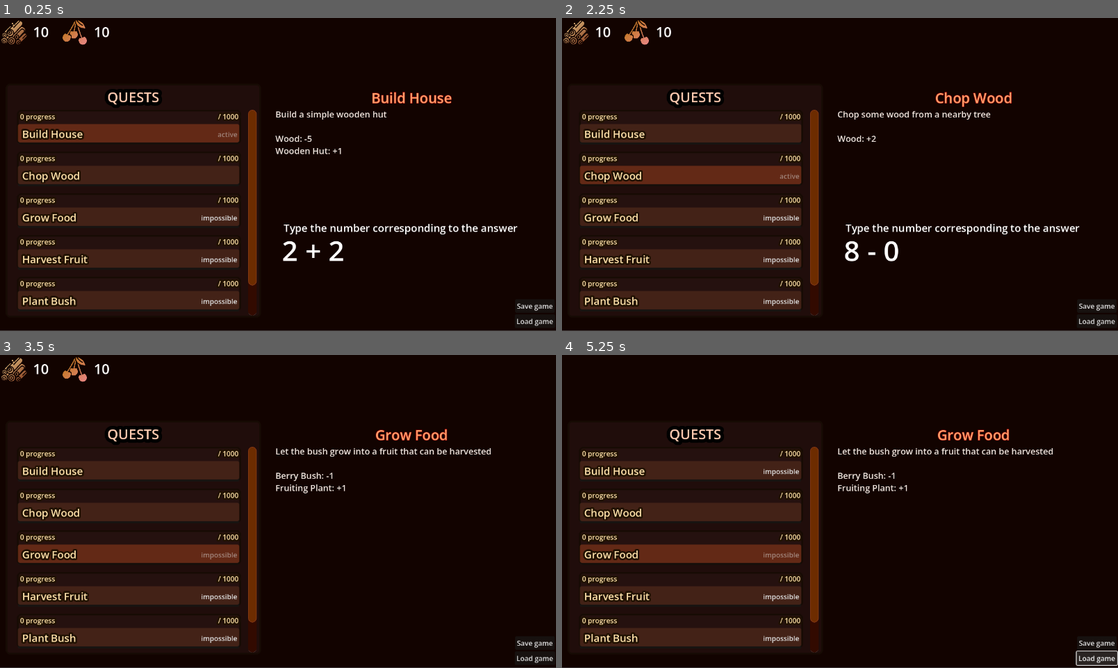
Above: before the commit, frames 1-4 (two rows, left to right).
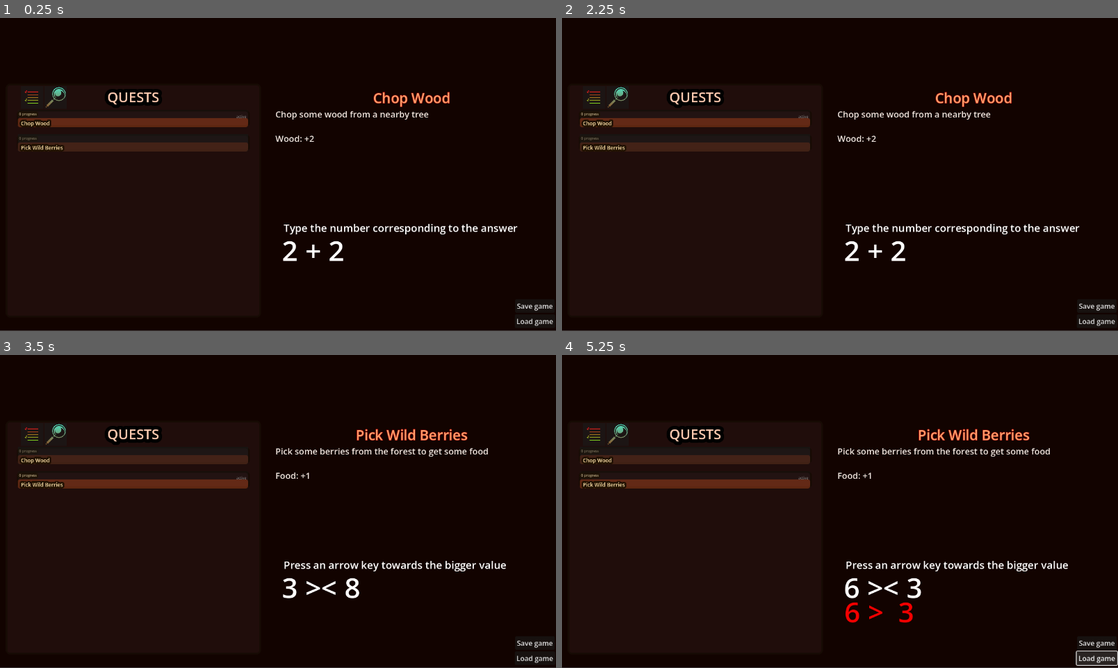
Above: after the commit, the same moments.

Repository: mark-chimes/mathcraft
Game: Godot game, scene res://main.tscn
The game is run twice, just before and just after one commit, with the same random seed, the same clock (stepped at 60 frames per second) and the same inputs.
Inputs (mouse positions are in pixels of both pictures, inside the frame that each line leads up to; where the layout moved, square brackets give the same spot in the first picture):
- Up to frame 1 (0.25 s): no input
- Up to frame 2 (2.25 s): click (617, 96) at 0.52 s; click (595, 96) at 1.27 s; click (689, 174) at 2.02 s
- Up to frame 3 (3.5 s): click (133, 477) [127, 555] at 2.75 s
- Up to frame 4 (5.25 s): click "Save game" at 3.5 s; click "Load game" at 4.25 s; hold Right (right) from 5.03 s (still down)

The runs differ from the first frame. In frame 1, 15% of the frame differs, in the area x 0-82%, y 0-96%; in frame 2, 15%; in frame 3, 16%, in the area x 0-91%, y 0-96%; in frame 4, 16%.

Commit message:
Some quests and conditional yields.

Diff:
--- a/main.tscn
+++ b/main.tscn
@@ -4,11 +4,9 @@
 [ext_resource type="PackedScene" uid="uid://cuc13sg5m1opb" path="res://stock/display/stock_display.tscn" id="2_82xsv"]
 [ext_resource type="PackedScene" uid="uid://cpoa0e671quv4" path="res://stock/stock_control.tscn" id="2_getpj"]
 [ext_resource type="Script" uid="uid://c5sxrd4eoxsv6" path="res://stock/item_data.gd" id="3_vivmo"]
-[ext_resource type="Resource" uid="uid://rpeaarc21ns3" path="res://stock/item_town/wood.tres" id="4_dg77c"]
 [ext_resource type="PackedScene" uid="uid://csh7j5mt7hv5r" path="res://quest/quest_manager.tscn" id="4_lquwl"]
 [ext_resource type="PackedScene" uid="uid://c0jylxnlmvvcp" path="res://quest/display/quest_group_display.tscn" id="5_7mycd"]
 [ext_resource type="Resource" uid="uid://brtf57wuqnvl" path="res://quest/quest_definitions/0_NULL_QUEST.tres" id="5_dg77c"]
-[ext_resource type="Resource" uid="uid://drllynphootd1" path="res://stock/item_town/food.tres" id="5_ycdy4"]
 [ext_resource type="PackedScene" uid="uid://cc71g6jbkpr0j" path="res://qna/q_n_a.tscn" id="6_7mycd"]
 [ext_resource type="Resource" uid="uid://tguudnm7na35" path="res://qna/generators/non_generator.tres" id="10_4c57u"]
 [ext_resource type="Script" uid="uid://cyruhkev45o2p" path="res://quest/display/current_quest_display.gd" id="11_efxa6"]
@@ -28,10 +26,8 @@
 
 [node name="StockControl" parent="Game/Inventory" unique_id=741979544 node_paths=PackedStringArray("stock_display") instance=ExtResource("2_getpj")]
 stock_display = NodePath("../StockDisplay")
-initial_inventory = Dictionary[ExtResource("3_vivmo"), int]({
-ExtResource("4_dg77c"): 10,
-ExtResource("5_ycdy4"): 10
-})
+initial_inventory = Dictionary[ExtResource("3_vivmo"), int]({})
+all_items_path = "res://stock/item_town/"
 
 [node name="StockDisplay" parent="Game/Inventory" unique_id=662775784 instance=ExtResource("2_82xsv")]
 offset_bottom = 138.0
@@ -46,6 +42,7 @@
 non_question = ExtResource("10_4c57u")
 null_quest = ExtResource("5_dg77c")
 all_quest_details_path = "res://quest/quest_definitions_town/"
+is_unlock_all = false
 
 [node name="QuestGroupDisplayHolder" type="Control" parent="Game/Quests" unique_id=141513222]
 layout_mode = 3
--- a/quest/display/current_quest_display.gd
+++ b/quest/display/current_quest_display.gd
@@ -9,10 +9,20 @@
 	quest_description_label.clear()
 
 	quest_description_label.append_text(quest.quest_description)
+	quest_description_label.newline()
+	quest_description_label.newline()
+
+	print("quest.yield_specifiers: " + str(quest.yield_specifiers))
+	for specifier in quest.yield_specifiers:
+		var yield_description = specifier.description()
+		print("yield_description " + yield_description)
+		quest_description_label.append_text(yield_description)
+		quest_description_label.newline()
 
 	var items_needed = []
 	var items_produced = []
 	var item_mods = quest.item_mods
+
 	for item in item_mods:
 		var qty = item_mods[item]
 		var item_name = item.display_name
@@ -20,8 +30,6 @@
 			items_produced.append(item_name + ": +" + str(qty))
 		elif qty < 0:
 			items_needed.append(item_name + ": " + str(qty))
-	quest_description_label.newline()
-	quest_description_label.newline()
 
 	if len(items_needed) > 0:
 		for item_str in items_needed:
--- a/quest/display/quest_complete_effect.tscn
+++ b/quest/display/quest_complete_effect.tscn
@@ -8,17 +8,18 @@
 
 [node name="Icon" type="Sprite2D" parent="." unique_id=1131093446]
 modulate = Color(1, 0.38039216, 1, 1)
-position = Vector2(76.000015, 61)
+position = Vector2(36, 32.000008)
 rotation = -0.4207157
-scale = Vector2(0.085, 0.085)
+scale = Vector2(0.043, 0.043)
 texture = ExtResource("2_2bben")
 
 [node name="Label" type="Label" parent="." unique_id=925920061]
-offset_left = -67.0
-offset_top = 49.0
-offset_right = 181.0
-offset_bottom = 94.0
+offset_left = -87.0
+offset_top = 57.0
+offset_right = 161.0
+offset_bottom = 69.0
 rotation = -0.40472054
+theme_override_font_sizes/font_size = 8
 text = "quest complete!"
 horizontal_alignment = 1
 vertical_alignment = 2
--- a/quest/display/quest_display.gd
+++ b/quest/display/quest_display.gd
@@ -11,6 +11,16 @@
 const MAX_PROGRESS = 1000.0
 
 var quest_activity : ActivityInfo # since we're using these as keys in dictionaries...
+
+func _ready():
+	if not quest_name_label.is_node_ready():
+		await quest_name_label.ready
+	if not progress_text.is_node_ready():
+		await progress_text.ready
+	if not progress_bar.is_node_ready():
+		await progress_bar.ready
+	if not activate_button.is_node_ready():
+		await activate_button.ready
 
 func bind_quest_activity(new_quest_activity: ActivityInfo):
 	quest_activity = new_quest_activity
@@ -39,3 +49,17 @@
 func _on_activate_button_pressed() -> void:
 	if not quest_activity.is_active:
 		quest_activated.emit(quest_activity)
+
+func set_to_big_size() -> void:
+	quest_name_label.add_theme_font_size_override("font_size", 24)
+	progress_text.add_theme_font_size_override("font_size", 16)
+	activate_button.add_theme_font_size_override("font_size", 16)
+	progress_bar.custom_minimum_size.y = 42
+	custom_minimum_size.y = 80
+
+func set_to_small_size() -> void:
+	quest_name_label.add_theme_font_size_override("font_size", 12)
+	progress_text.add_theme_font_size_override("font_size", 8)
+	activate_button.add_theme_font_size_override("font_size", 8)
+	progress_bar.custom_minimum_size.y = 21
+	custom_minimum_size.y = 40
--- a/quest/display/quest_display.tscn
+++ b/quest/display/quest_display.tscn
@@ -5,10 +5,10 @@
 
 [node name="QuestDisplay" type="Panel" unique_id=639139388 node_paths=PackedStringArray("quest_name_label", "progress_bar", "progress_text", "activate_button")]
 clip_contents = true
-custom_minimum_size = Vector2(360, 80)
+custom_minimum_size = Vector2(360, 40)
 anchors_preset = 10
 anchor_right = 1.0
-offset_bottom = 64.0
+offset_bottom = 40.0
 grow_horizontal = 2
 mouse_filter = 2
 theme = ExtResource("1_i776p")
@@ -32,13 +32,15 @@
 
 [node name="CurrentLabel" type="Label" parent="ProgressText" unique_id=1891541684]
 layout_mode = 2
+size_flags_vertical = 0
 theme = ExtResource("1_i776p")
 theme_type_variation = &"progress_text"
-theme_override_font_sizes/font_size = 16
+theme_override_font_sizes/font_size = 8
 text = "100 progress"
 metadata/_edit_use_anchors_ = true
 
 [node name="TargetLabel" type="Label" parent="ProgressText" unique_id=1588460411]
+visible = false
 layout_mode = 2
 theme_override_font_sizes/font_size = 16
 text = "/ 1000"
@@ -60,8 +62,9 @@
 theme_override_constants/margin_right = 4
 
 [node name="ProgressBar" type="ProgressBar" parent="Control" unique_id=367140504]
-custom_minimum_size = Vector2(0, 42)
+custom_minimum_size = Vector2(0, 21)
 layout_mode = 2
+size_flags_vertical = 8
 mouse_filter = 2
 theme = ExtResource("1_i776p")
 theme_override_font_sizes/font_size = 32
@@ -93,7 +96,9 @@
 
 [node name="QuestName" type="Label" parent="Control/MarginContainer" unique_id=1419850221]
 layout_mode = 2
+size_flags_vertical = 8
 theme = ExtResource("1_i776p")
+theme_override_font_sizes/font_size = 12
 text = " Pick Lots of Wild Thaumberries in order to satisfy the Thaumberry gods"
 clip_text = true
 
--- a/quest/display/quest_group_display.gd
+++ b/quest/display/quest_group_display.gd
@@ -12,13 +12,15 @@
 
 var activity_displays: Dictionary[ActivityInfo, QuestDisplay] = {}
 
+@export var is_big_size = true
+
 func _ready():
 	for child in quests_container_node.get_children():
 		child.queue_free()
 
 func clear_all_quests():
-	for activity in activity_displays:
-		activity_displays[activity].queue_free()
+	for display in activity_displays.values():
+		display.queue_free()
 	activity_displays.clear()
 
 func initialize_with_quest_activity(initial_quests : Array[ActivityInfo]):
@@ -33,6 +35,10 @@
 	activity_displays[quest_activity] = new_quest_display
 	new_quest_display.bind_quest_activity(quest_activity)
 	new_quest_display.quest_activated.connect(_on_quest_activated)
+	if is_big_size:
+		new_quest_display.set_to_big_size()
+	else:
+		new_quest_display.set_to_small_size()
 
 func refresh():
 	for display in activity_displays.values():
@@ -78,3 +84,13 @@
 	var depletion = depletion_disp.instantiate()
 	quests_container_node.add_child(depletion)
 	depletion.position = activity_node.position
+
+func _on_bigger_text_button_pressed() -> void:
+	is_big_size = true
+	for display in activity_displays.values():
+		display.set_to_big_size()
+
+func _on_smaller_text_button_pressed() -> void:
+	is_big_size = false
+	for display in activity_displays.values():
+		display.set_to_small_size()
--- a/quest/display/quest_group_display.tscn
+++ b/quest/display/quest_group_display.tscn
@@ -6,6 +6,8 @@
 [ext_resource type="PackedScene" uid="uid://ok7soahgj06" path="res://quest/display/quest_complete_effect.tscn" id="4_d8gqt"]
 [ext_resource type="PackedScene" uid="uid://der6uijjriqod" path="res://quest/display/lockunlock/depletion_effect.tscn" id="5_37hqy"]
 [ext_resource type="Texture2D" uid="uid://h3ea0a1jda8w" path="res://assets/check-mark.png" id="5_d8gqt"]
+[ext_resource type="Texture2D" uid="uid://ckqd0s2x2h237" path="res://assets/art/gui/magnifying-glass.png" id="7_skoko"]
+[ext_resource type="Texture2D" uid="uid://cqkjs77oclobb" path="res://assets/art/gui/checklist.png" id="8_imho4"]
 
 [node name="QuestGroupDisplay" type="Panel" unique_id=1670799080 node_paths=PackedStringArray("quests_container_node")]
 anchors_preset = 15
@@ -23,6 +25,7 @@
 level_up_disp = ExtResource("4_d8gqt")
 depletion_disp = ExtResource("5_37hqy")
 level_up_icon = ExtResource("5_d8gqt")
+is_big_size = false
 
 [node name="Label" type="Label" parent="." unique_id=1248802906]
 layout_mode = 1
@@ -69,4 +72,24 @@
 
 [node name="QuestDisplay" parent="MarginContainer/ScrollContainer/MarginContainer/VBoxContainer" unique_id=639139388 instance=ExtResource("1_u5pbd")]
 layout_mode = 2
-mouse_filter = 2
+
+[node name="BiggerTextButton" type="Button" parent="." unique_id=1977514908]
+layout_mode = 0
+offset_left = 89.00012
+offset_top = 6.0
+offset_right = 609.0001
+offset_bottom = 526.0
+scale = Vector2(0.1, 0.1)
+icon = ExtResource("7_skoko")
+
+[node name="SmallerTextButton" type="Button" parent="." unique_id=1870482057]
+layout_mode = 0
+offset_left = 35.0
+offset_top = 6.0
+offset_right = 555.0
+offset_bottom = 526.0
+scale = Vector2(0.1, 0.1)
+icon = ExtResource("8_imho4")
+
+[connection signal="pressed" from="BiggerTextButton" to="." method="_on_bigger_text_button_pressed"]
+[connection signal="pressed" from="SmallerTextButton" to="." method="_on_smaller_text_button_pressed"]
--- a/quest/quest_definitions_town/build_house.tres
+++ b/quest/quest_definitions_town/build_house.tres
@@ -1,19 +1,29 @@
 [gd_resource type="Resource" script_class="QuestDetails" format=3 uid="uid://djm6dv8qevq55"]
 
 [ext_resource type="Script" uid="uid://c5sxrd4eoxsv6" path="res://stock/item_data.gd" id="1_qogas"]
-[ext_resource type="Resource" uid="uid://cg1ldy25qcqes" path="res://qna/generators/addition_generator.tres" id="2_avbdq"]
 [ext_resource type="Resource" uid="uid://5220nkt44kx0" path="res://stock/item_town/hut.tres" id="2_jqrce"]
 [ext_resource type="Script" uid="uid://bat5xbmp1mw6y" path="res://quest/quest_details.gd" id="2_q1rtm"]
 [ext_resource type="Resource" uid="uid://rpeaarc21ns3" path="res://stock/item_town/wood.tres" id="3_qvnxy"]
+[ext_resource type="Script" uid="uid://6j0ynyj8e34w" path="res://quest/yield/yield_specifier.gd" id="4_8bsh3"]
+[ext_resource type="Resource" uid="uid://cxk3mohaigffp" path="res://qna/generators/subtraction_generator.tres" id="4_xdf7c"]
+[ext_resource type="Script" uid="uid://ca0nf5otmwtgb" path="res://quest/quest_unlock_requirements.gd" id="6_8hpng"]
+
+[sub_resource type="Resource" id="Resource_x50ot"]
+script = ExtResource("6_8hpng")
+required_resources = Dictionary[StringName, int]({
+&"wood": 4
+})
+metadata/_custom_type_script = "uid://ca0nf5otmwtgb"
 
 [resource]
 script = ExtResource("2_q1rtm")
 quest_id = "build_house"
-quest_title = "Build House"
+quest_title = "Build Hut"
 quest_description = "Build a simple wooden hut"
-question_generator = ExtResource("2_avbdq")
+question_generator = ExtResource("4_xdf7c")
 item_mods = Dictionary[ExtResource("1_qogas"), int]({
 ExtResource("2_jqrce"): 1,
 ExtResource("3_qvnxy"): -5
 })
+unlock_requirements = SubResource("Resource_x50ot")
 metadata/_custom_type_script = "uid://bat5xbmp1mw6y"
--- /dev/null
+++ b/quest/quest_definitions_town/chop_fruitplant.tres
@@ -0,0 +1,31 @@
+[gd_resource type="Resource" script_class="QuestDetails" format=3 uid="uid://ci58p7j3mhx3j"]
+
+[ext_resource type="Script" uid="uid://c5sxrd4eoxsv6" path="res://stock/item_data.gd" id="1_rnhqh"]
+[ext_resource type="Resource" uid="uid://uhy4skqkperu" path="res://stock/item_town/berry_bush.tres" id="2_3lh0s"]
+[ext_resource type="Script" uid="uid://bat5xbmp1mw6y" path="res://quest/quest_details.gd" id="2_xy02a"]
+[ext_resource type="Script" uid="uid://6j0ynyj8e34w" path="res://quest/yield/yield_specifier.gd" id="3_8nmo6"]
+[ext_resource type="Resource" uid="uid://rpeaarc21ns3" path="res://stock/item_town/wood.tres" id="3_fyrl4"]
+[ext_resource type="Resource" uid="uid://bc8l0atchnf6i" path="res://stock/item_town/farmer.tres" id="4_cf7xb"]
+[ext_resource type="Resource" uid="uid://cxk3mohaigffp" path="res://qna/generators/subtraction_generator.tres" id="5_oq4dm"]
+[ext_resource type="Script" uid="uid://ca0nf5otmwtgb" path="res://quest/quest_unlock_requirements.gd" id="7_fyrl4"]
+
+[sub_resource type="Resource" id="Resource_cf7xb"]
+script = ExtResource("7_fyrl4")
+required_resources = Dictionary[StringName, int]({
+&"berry_bush": 1
+})
+metadata/_custom_type_script = "uid://ca0nf5otmwtgb"
+
+[resource]
+script = ExtResource("2_xy02a")
+quest_id = "chop_fruitplants"
+quest_title = "Chop Down Fruit Plant"
+quest_description = "Chop down a fruit plant to get some wood"
+question_generator = ExtResource("5_oq4dm")
+item_mods = Dictionary[ExtResource("1_rnhqh"), int]({
+ExtResource("2_3lh0s"): -1,
+ExtResource("3_fyrl4"): 5,
+ExtResource("4_cf7xb"): 1
+})
+unlock_requirements = SubResource("Resource_cf7xb")
+metadata/_custom_type_script = "uid://bat5xbmp1mw6y"
--- a/quest/quest_definitions_town/chop_wood.tres
+++ b/quest/quest_definitions_town/chop_wood.tres
@@ -1,16 +1,17 @@
 [gd_resource type="Resource" script_class="QuestDetails" format=3 uid="uid://bqcenm1cipt2l"]
 
 [ext_resource type="Script" uid="uid://c5sxrd4eoxsv6" path="res://stock/item_data.gd" id="1_noges"]
-[ext_resource type="Resource" uid="uid://cxk3mohaigffp" path="res://qna/generators/subtraction_generator.tres" id="2_h7t2e"]
 [ext_resource type="Resource" uid="uid://rpeaarc21ns3" path="res://stock/item_town/wood.tres" id="2_mkk76"]
 [ext_resource type="Script" uid="uid://bat5xbmp1mw6y" path="res://quest/quest_details.gd" id="2_pbnpl"]
+[ext_resource type="Resource" uid="uid://cg1ldy25qcqes" path="res://qna/generators/addition_generator.tres" id="3_mkk76"]
+[ext_resource type="Script" uid="uid://6j0ynyj8e34w" path="res://quest/yield/yield_specifier.gd" id="5_sl15i"]
 
 [resource]
 script = ExtResource("2_pbnpl")
 quest_id = "chop_wood"
 quest_title = "Chop Wood"
 quest_description = "Chop some wood from a nearby tree"
-question_generator = ExtResource("2_h7t2e")
+question_generator = ExtResource("3_mkk76")
 item_mods = Dictionary[ExtResource("1_noges"), int]({
 ExtResource("2_mkk76"): 2
 })
--- a/quest/quest_definitions_town/grow_food.tres
+++ b/quest/quest_definitions_town/grow_food.tres
@@ -6,6 +6,7 @@
 [ext_resource type="Resource" uid="uid://cg1ldy25qcqes" path="res://qna/generators/addition_generator.tres" id="3_5hajo"]
 [ext_resource type="Resource" uid="uid://bocrre7ypedg2" path="res://stock/item_town/fruit.tres" id="3_kq8uk"]
 [ext_resource type="Script" uid="uid://ca0nf5otmwtgb" path="res://quest/quest_unlock_requirements.gd" id="5_kq8uk"]
+[ext_resource type="Script" uid="uid://6j0ynyj8e34w" path="res://quest/yield/yield_specifier.gd" id="8_t5ru7"]
 
 [sub_resource type="Resource" id="Resource_p77as"]
 script = ExtResource("5_kq8uk")
--- a/quest/quest_definitions_town/harvest_fruit.tres
+++ b/quest/quest_definitions_town/harvest_fruit.tres
@@ -1,8 +1,10 @@
 [gd_resource type="Resource" script_class="QuestDetails" format=3 uid="uid://cp0mcg7de5m3"]
 
 [ext_resource type="Script" uid="uid://c5sxrd4eoxsv6" path="res://stock/item_data.gd" id="1_6n6a1"]
+[ext_resource type="Script" uid="uid://6j0ynyj8e34w" path="res://quest/yield/yield_specifier.gd" id="1_11kvf"]
 [ext_resource type="Script" uid="uid://bat5xbmp1mw6y" path="res://quest/quest_details.gd" id="2_6rjwk"]
 [ext_resource type="Resource" uid="uid://bocrre7ypedg2" path="res://stock/item_town/fruit.tres" id="2_510vk"]
+[ext_resource type="Script" uid="uid://do6cnp8yf08wn" path="res://quest/yield/yield_dependent.gd" id="3_fr54f"]
 [ext_resource type="Resource" uid="uid://drllynphootd1" path="res://stock/item_town/food.tres" id="3_y7t0o"]
 [ext_resource type="Resource" uid="uid://cxk3mohaigffp" path="res://qna/generators/subtraction_generator.tres" id="4_11kvf"]
 [ext_resource type="Script" uid="uid://ca0nf5otmwtgb" path="res://quest/quest_unlock_requirements.gd" id="6_fr54f"]
@@ -14,15 +16,19 @@
 })
 metadata/_custom_type_script = "uid://ca0nf5otmwtgb"
 
+[sub_resource type="Resource" id="Resource_11kvf"]
+script = ExtResource("3_fr54f")
+yielded_item = ExtResource("3_y7t0o")
+based_on_resource = ExtResource("2_510vk")
+times_by = 3
+metadata/_custom_type_script = "uid://do6cnp8yf08wn"
+
 [resource]
 script = ExtResource("2_6rjwk")
 quest_id = "harvest_fruit"
 quest_title = "Harvest Fruit"
 quest_description = "Harvest the fruit, so that it may be eaten as food"
 question_generator = ExtResource("4_11kvf")
-item_mods = Dictionary[ExtResource("1_6n6a1"), int]({
-ExtResource("2_510vk"): -1,
-ExtResource("3_y7t0o"): 4
-})
+yield_specifiers = Array[ExtResource("1_11kvf")]([SubResource("Resource_11kvf")])
 unlock_requirements = SubResource("Resource_wiety")
 metadata/_custom_type_script = "uid://bat5xbmp1mw6y"
--- /dev/null
+++ b/quest/quest_definitions_town/pick_berries.tres
@@ -0,0 +1,18 @@
+[gd_resource type="Resource" script_class="QuestDetails" format=3 uid="uid://ducioeprpd6qm"]
+
+[ext_resource type="Script" uid="uid://c5sxrd4eoxsv6" path="res://stock/item_data.gd" id="1_jn5jv"]
+[ext_resource type="Script" uid="uid://bat5xbmp1mw6y" path="res://quest/quest_details.gd" id="2_2fvw1"]
+[ext_resource type="Resource" uid="uid://drllynphootd1" path="res://stock/item_town/food.tres" id="2_pmsva"]
+[ext_resource type="Resource" uid="uid://bs5xtd71n0o1n" path="res://qna/generators/comparison_generator.tres" id="3_j8tw4"]
+[ext_resource type="Script" uid="uid://6j0ynyj8e34w" path="res://quest/yield/yield_specifier.gd" id="5_j8tw4"]
+
+[resource]
+script = ExtResource("2_2fvw1")
+quest_id = "pick_berries"
+quest_title = "Pick Wild Berries"
+quest_description = "Pick some berries from the forest to get some food"
+question_generator = ExtResource("3_j8tw4")
+item_mods = Dictionary[ExtResource("1_jn5jv"), int]({
+ExtResource("2_pmsva"): 1
+})
+metadata/_custom_type_script = "uid://bat5xbmp1mw6y"
--- a/quest/quest_definitions_town/recruit_farmer.tres
+++ b/quest/quest_definitions_town/recruit_farmer.tres
@@ -7,10 +7,13 @@
 [ext_resource type="Resource" uid="uid://drllynphootd1" path="res://stock/item_town/food.tres" id="4_ukan4"]
 [ext_resource type="Resource" uid="uid://bs5xtd71n0o1n" path="res://qna/generators/comparison_generator.tres" id="5_133pj"]
 [ext_resource type="Script" uid="uid://ca0nf5otmwtgb" path="res://quest/quest_unlock_requirements.gd" id="7_l25wv"]
+[ext_resource type="Script" uid="uid://6j0ynyj8e34w" path="res://quest/yield/yield_specifier.gd" id="8_12jsc"]
 
 [sub_resource type="Resource" id="Resource_flhrq"]
 script = ExtResource("7_l25wv")
-completed_quests = Array[StringName]([&"build_house"])
+required_resources = Dictionary[StringName, int]({
+&"food": 3
+})
 metadata/_custom_type_script = "uid://ca0nf5otmwtgb"
 
 [resource]
--- a/quest/quest_details.gd
+++ b/quest/quest_details.gd
@@ -6,5 +6,6 @@
 @export_multiline var quest_description : String
 @export var question_generator: QuestionGenerator
 @export var item_mods : Dictionary[ItemData, int] = {}
+@export var yield_specifiers: Array[YieldSpecifier] # Special item yields
 
 @export var unlock_requirements : QuestUnlockRequirements #NOTE: Optional
--- a/quest/quest_manager.gd
+++ b/quest/quest_manager.gd
@@ -1,5 +1,6 @@
 extends Node
 class_name QuestManager
+signal update_quest_text(quest_details: QuestDetails)
 
 @export var quest_display : QuestGroupDisplay
 @export var stock_control : StockControl
@@ -8,20 +9,17 @@
 @export var non_question: QuestionGenerator
 @export var null_quest: QuestDetails
 
+@export var all_quest_details_path : String = ""
+@export var is_unlock_all = true # CHEAT to unlock all quests immediately
+
 var null_activity : ActivityInfo
 var locked_quests: Array[QuestDetails]
 
 var quest_activities: Array[ActivityInfo]
 var active_quest: ActivityInfo
 
-@export var all_quest_details_path : String = ""
-
 const PROGRESS_BY_ANSWER = 800
 const REQUIRED_PROGRESS = 1000
-
-signal update_quest_text(quest_details: QuestDetails)
-
-var is_unlock_all = true # CHEAT to unlock all quests immediately
 
 func _ready():
 	null_activity = ActivityInfo.new()
@@ -203,9 +201,17 @@
 func _quest_completed() -> void:
 	quest_display.quest_complete(active_quest)
 	active_quest.completion_times += 1
+
+	var yield_specifiers = active_quest.quest.yield_specifiers
+	for specifier in yield_specifiers:
+		var yields : Dictionary[ItemData, int] = specifier.stock_modifications(stock_control)
+		for yield_item in yields:
+			stock_control.modify_item(yield_item, yields[yield_item])
+
 	var item_mods : Dictionary[ItemData, int] = active_quest.quest.item_mods
 	for item in item_mods:
 		stock_control.modify_item(item, item_mods[item])
+
 	unlock_quests()
 
 func have_activity_with_quest(quest)  -> bool:
--- /dev/null
+++ b/quest/yield/yield_dependent.gd
@@ -0,0 +1,19 @@
+extends YieldSpecifier
+class_name YieldDependent
+
+# Yields a quantity dependent on the quantity of another resource
+
+@export var yielded_item : ItemData
+@export var based_on_resource: ItemData
+@export var times_by: int
+
+func stock_modifications(stock_control: StockControl) -> Dictionary[ItemData, int]:
+	var modifications_dict : Dictionary[ItemData, int] = {}
+	var qty_based_on = stock_control.get_qty_for(based_on_resource)
+	if qty_based_on <= 0:
+		return modifications_dict
+	modifications_dict[yielded_item] = qty_based_on * times_by
+	return modifications_dict
+
+func description() -> String:
+	return yielded_item.display_name + ": +(" + based_on_resource.display_name + " x" + str(times_by) + ")"
--- /dev/null
+++ b/quest/yield/yield_specifier.gd
@@ -0,0 +1,15 @@
+extends Resource
+class_name YieldSpecifier
+
+# Abstract class for when there is some mathematical calculation for when items
+# are yielded
+
+# Override this function
+# Describes how what stock is yielded, dependent on the existing stock
+func stock_modifications(stock_control: StockControl) -> Dictionary[ItemData, int]:
+	return {}
+
+# Override this function
+# A string describing how much resources the player can expect
+func description() -> String:
+	return ""
--- /dev/null
+++ b/stock/item_town/tree.tres
@@ -0,0 +1,12 @@
+[gd_resource type="Resource" script_class="ItemData" format=3 uid="uid://c4u65dahkdx7a"]
+
+[ext_resource type="Script" uid="uid://c5sxrd4eoxsv6" path="res://stock/item_data.gd" id="1_q6kke"]
+[ext_resource type="Texture2D" uid="uid://dvbf7nawhkvyl" path="res://assets/art/item/pine-tree.png" id="1_uqdj7"]
+
+[resource]
+script = ExtResource("1_q6kke")
+id = &"tree"
+display_name = "Tree"
+icon = ExtResource("1_uqdj7")
+description = "A lone pine tree"
+metadata/_custom_type_script = "uid://c5sxrd4eoxsv6"
Binary file added: assets/art/gui/checklist.png
Not shown, added: assets/art/gui/checklist.png.import
Binary file added: assets/art/gui/expand.png
Not shown, added: assets/art/gui/expand.png.import
Binary file added: assets/art/gui/magnifying-glass.png
Not shown, added: assets/art/gui/magnifying-glass.png.import
Binary file added: assets/art/gui/thrust_up_arrow.png
Not shown, added: assets/art/gui/thrust_up_arrow.png.import
Binary file added: assets/art/item/pine-tree.png
Not shown, added: assets/art/item/pine-tree.png.import
Binary file added: assets/art/item/tree-growth.png
Not shown, added: assets/art/item/tree-growth.png.import
(and 2 more such lines)
